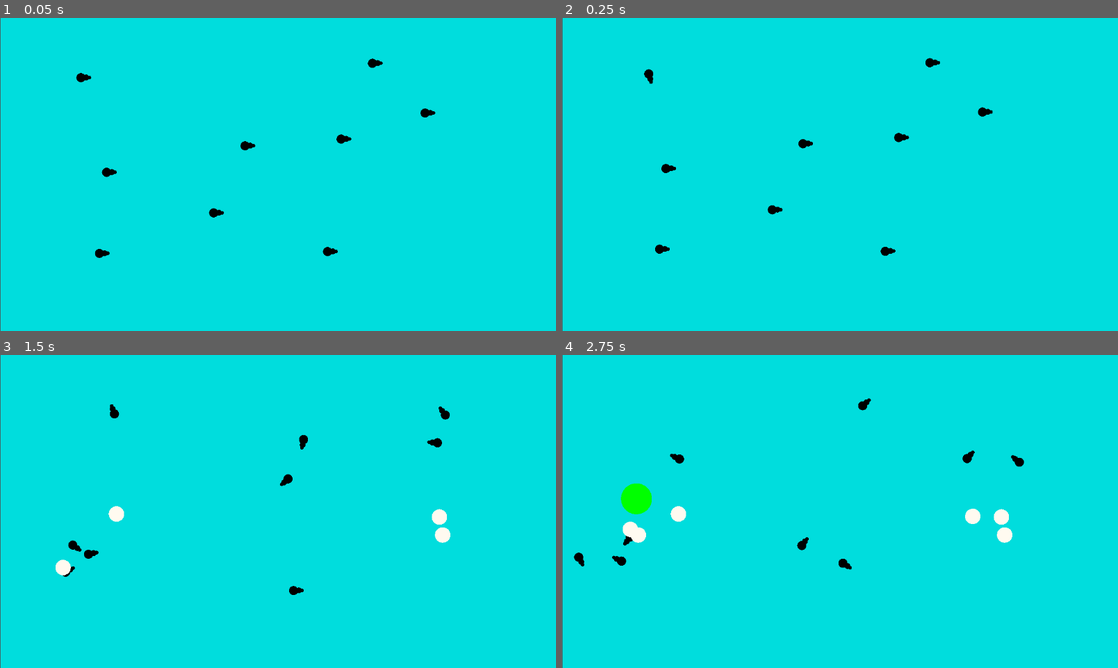
Above: before the commit, frames 1-4 (two rows, left to right).
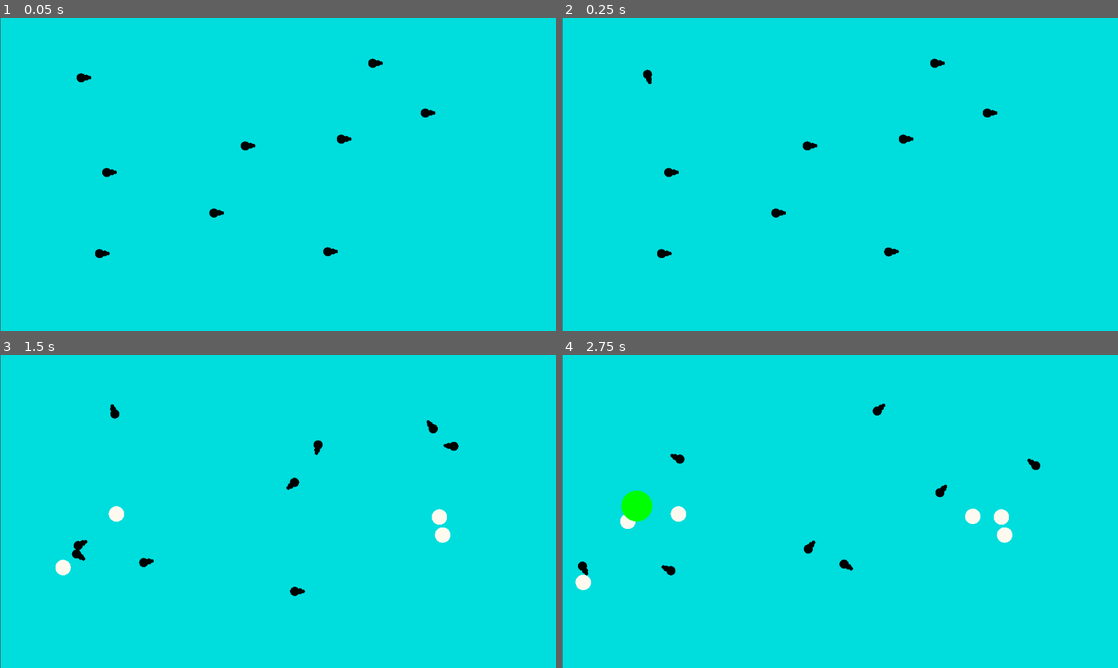
Above: after the commit, the same moments.

Repository: sigmoid/FishGodGame
Game: Godot game, scene res://fish_test_scene.tscn
Same seed, same stepped clock (60 frames per second), same inputs: the game is played once before the commit and once after it.
Inputs (mouse positions are in pixels of both pictures, inside the frame that each line leads up to):
- Up to frame 1 (0.05 s): no input
- Up to frame 2 (0.25 s): no input
- Up to frame 3 (1.5 s): tap Enter (ui_accept) at 0.5, 0.77 s; move the mouse to (400, 495) at 0.52 s; hold T (test) 0.53-1.28 s; move the mouse to (166, 527) at 1.27 s; tap T (test) at 1.35 s
- Up to frame 4 (2.75 s): tap Enter (ui_accept) at 1.52 s; move the mouse to (895, 442) at 2.02 s; hold T (test) from 2.03 s (still down)

The runs differ from the first frame. In frame 1, less than 0.1% of the frame differs, in the area x 13-79%, y 12-77%; in frame 2, 0.5%; in frame 3, 0.7%; in frame 4, 1.3%, in the area x 2-86%, y 13-76%.

Commit message:
Add attraction to fish

Diff:
--- a/Fish.gd
+++ b/Fish.gd
@@ -7,6 +7,9 @@
 
 @export
 var distance_threshold = 0.2
+
+@export
+var negative_distance_threshold = 100
 
 @export
 var rotate_duration = 0.5
@@ -24,6 +27,8 @@
 @export
 var acceleration = 10.0
 
+var attraction = 0.0
+
 
 
 # Called when the node enters the scene tree for the first time.
@@ -38,19 +43,26 @@
 		rotate_timer -= delta
 
 	if(current_velocity < max_speed):
-		current_velocity += acceleration * delta
+		current_velocity += acceleration * delta * abs(attraction)
 
 		if(current_velocity > max_speed):
 			current_velocity = max_speed
 
-	if self.position.distance_to(target_pos) > distance_threshold:
+	if (attraction > 0 and self.position.distance_to(target_pos) > distance_threshold) || (attraction < 0 && self.position.distance_to(target_pos) > negative_distance_threshold):
 		self.position += (target_pos - self.position).normalized() * current_velocity * delta
 	else:
 		current_velocity = 0.0
 
-func setTargetPosition(pos):
+func setTargetPosition(pos, attr):
 	target_pos = pos
+
 	target_rotation = target_pos.angle_to_point(self.position)
+
+	self.attraction = attr
+
+	if(attraction < 0):
+		target_rotation += PI
+
 	prev_rotation = self.rotation
 	rotate_timer = rotate_duration
 
--- a/FishBrain.gd
+++ b/FishBrain.gd
@@ -53,4 +53,4 @@
 	while newPos.x > target_max.x || newPos.x < target_min.x || newPos.y < target_min.y || newPos.y > target_max.y:
 		newPos = generateNewPos()
 
-	fish.setTargetPosition(newPos)
+	fish.setTargetPosition(newPos, 1.0)
Not shown: 1 places in fish.tscn that only renumber resources
Not shown: 1 places in fish_test_scene.tscn that only renumber resources
